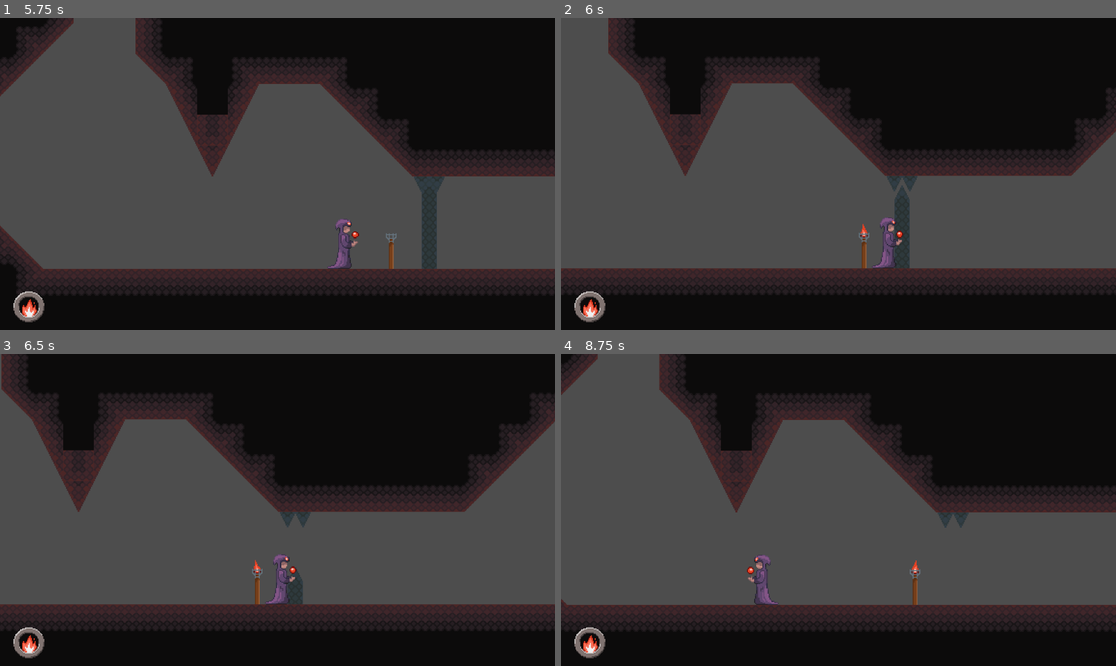
Above: before the commit, frames 1-4 (two rows, left to right).
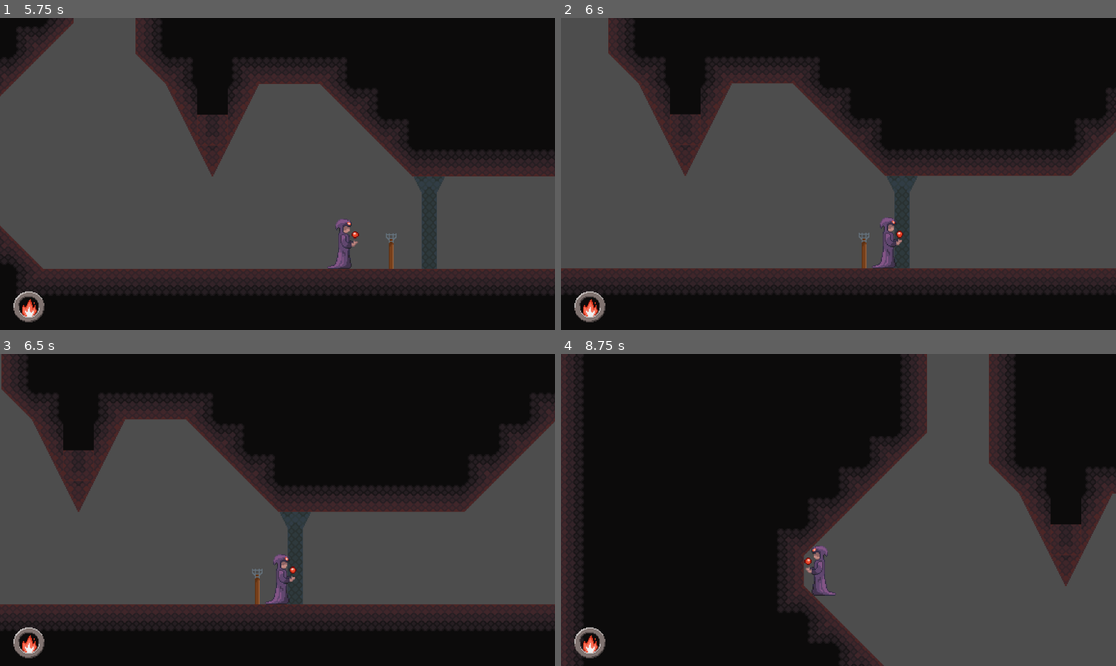
Above: after the commit, the same moments.

Repository: hanseei/superwizquest
Game: Godot game, scene res://Assets/Nodes/Scenes/intro_stage.tscn
The game is run twice, just before and just after one commit, with the same random seed, the same clock (stepped at 60 frames per second) and the same inputs. This scene is started directly instead of the project's main scene.
Inputs:
- Up to frame 1 (5.75 s): hold E (E) 0.53-1.28 s; hold D (move_right) 0.53-2.03 s; tap W (move_up) at 0.77, 1.52, 3.02, 3.77, 4.52 s; tap Q (Q) at 1.35, 4.35 s; hold R (R) 2.03-2.78 s; hold A (move_left) 2.03-4.28 s; tap Space (space) at 2.85 s; hold E (E) 3.53-4.28 s; hold D (move_right) from 4.28 s (still down); hold R (R) from 5.03 s (still down)
- Up to frame 2 (6 s): keep holding D (move_right); release R (R) at 5.78 s; tap Space (space) at 5.85 s
- Up to frame 3 (6.5 s): keep holding D (move_right); tap W (move_up) at 6.02 s
- Up to frame 4 (8.75 s): hold E (E) 6.53-7.28 s; tap W (move_up) at 6.77, 7.52 s; tap Q (Q) at 7.35 s; release D (move_right) at 8.03 s; hold A (move_left) from 8.03 s (still down); hold R (R) from 8.03 s (still down)

Frame 1 is identical in both runs. In frame 2, less than 0.1% of the frame differs, in the area x 53-63%, y 51-71%; in frame 3, 0.5%; in frame 4, 62%, in the area x 0-100%, y 0-100%.

Commit message:
Fixed orb offset

Diff:
--- a/Assets/Nodes/Actors/Player/Scripts/player.gd
+++ b/Assets/Nodes/Actors/Player/Scripts/player.gd
@@ -32,6 +32,7 @@
 	$AnimatedSprite2D.animation = current_element + "_walk"
 
 
+
 func _physics_process(delta: float):
 
 	var direction = Input.get_axis("move_left", "move_right")
@@ -50,8 +51,10 @@
 
 	if facing_left:
 		$AnimatedSprite2D.flip_h = false
+		$Orb.position.x = -15
 	else:
 		$AnimatedSprite2D.flip_h = true
+		$Orb.position.x = 15
 
 	move_and_slide()
 
